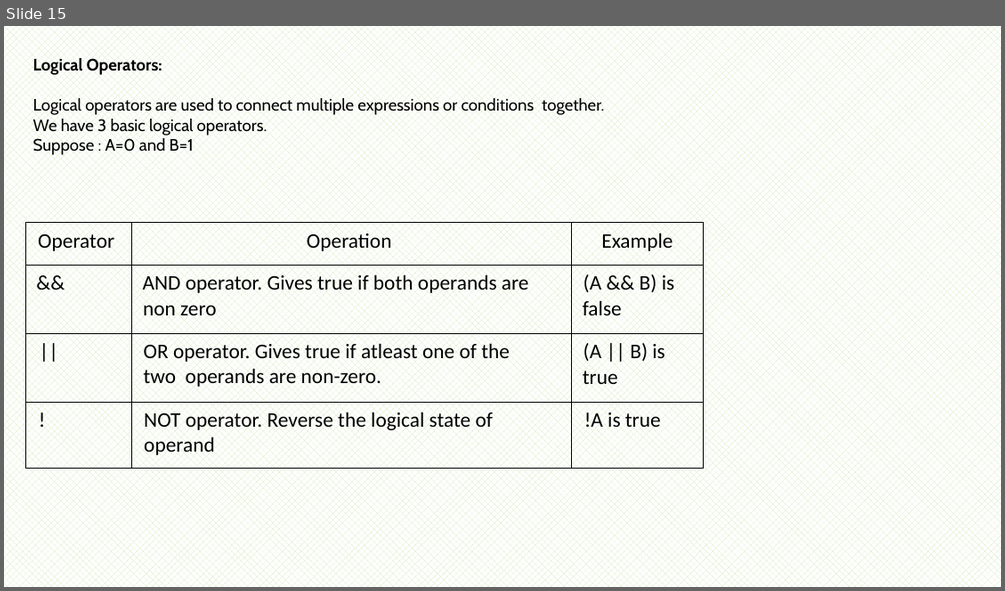
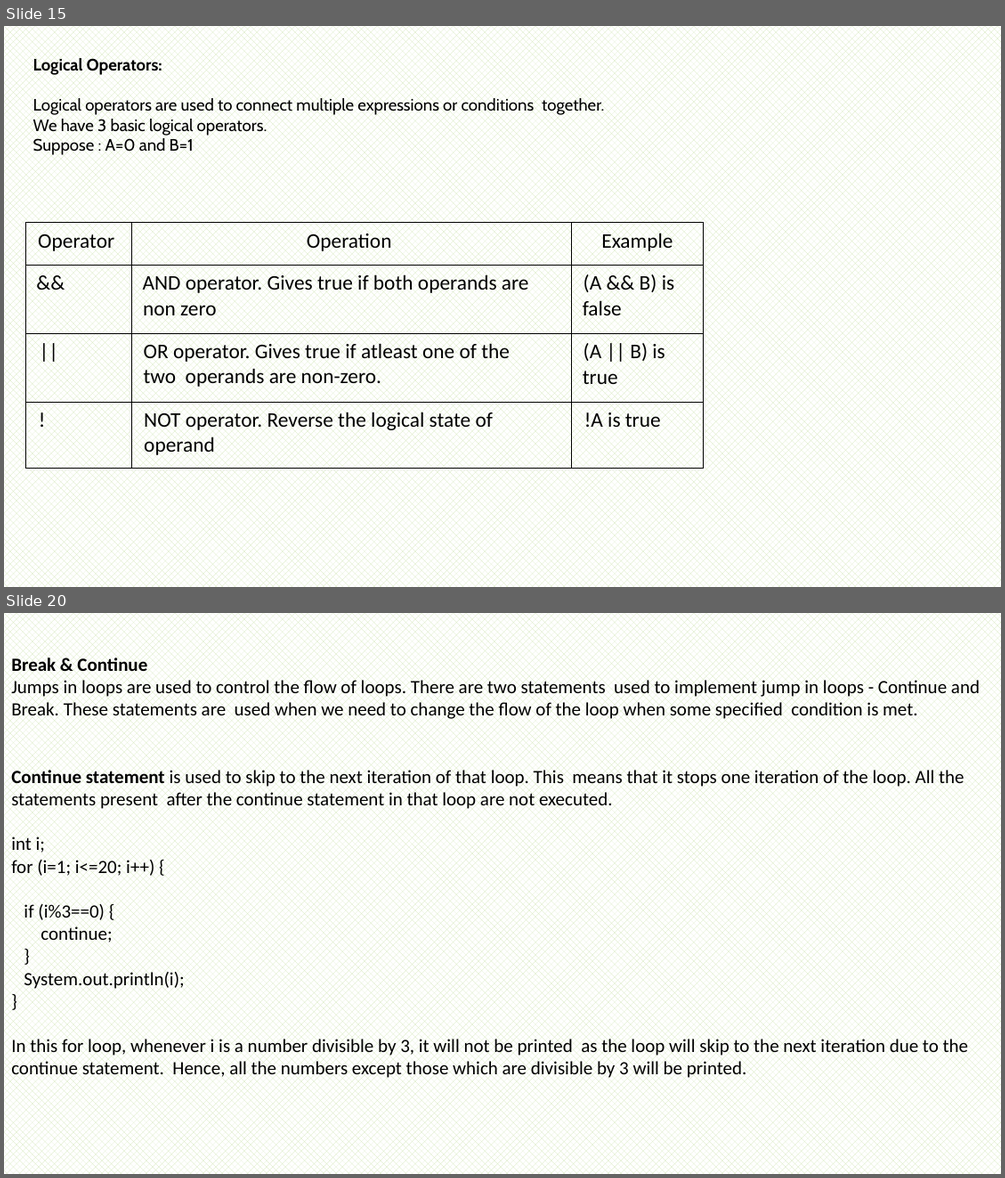
Before and after one commit to Syed00711/java_files, a slide deck: Java_basic_microcare.pptx. Shown one above the other, each under a label of ours: slide 15 before the commit, slides 15 and 20 after it; the slides between them are not shown. The pictures are 1005x591 and 1005x1178 pixels, drawn with LibreOffice and Linux fonts; fonts in the diff are those of the drawing. Boxes give left, top, right and bottom in pixels: in the first picture for what was removed or moved away, otherwise in the second. Text is boxed around its words. In the diff, an @@ line names an element or a change of style, - is before the commit and + after.

```diff
--- a/Java_basic_microcare.pptx
+++ b/Java_basic_microcare.pptx
@@ slide 20 added at (4,613,1001,1174), background pattern #D1E6B5 on #FFFFFF @@
@@ text added at (11,657,979,1078), 18 pt, text #000000 @@
+Break & Continue
+Jumps in loops are used to control the flow of loops. There are two statements used to implement jump in loops - Continue and Break. These statements are used when we need to change the flow of the loop when some specified condition is met.
+Continue statement is used to skip to the next iteration of that loop. This means that it stops one iteration of the loop. All the statements present after the continue statement in that loop are not executed.
+int i;
+for (i=1; i<=20; i++) {
+if (i%3==0) {
+continue;
+}
+System.out.println(i);
+}
+In this for loop, whenever i is a number divisible by 3, it will not be printed as the loop will skip to the next iteration due to the continue statement. Hence, all the numbers except those which are divisible by 3 will be printed.
```
Also in this commit, not shown: 9 other slides added.
